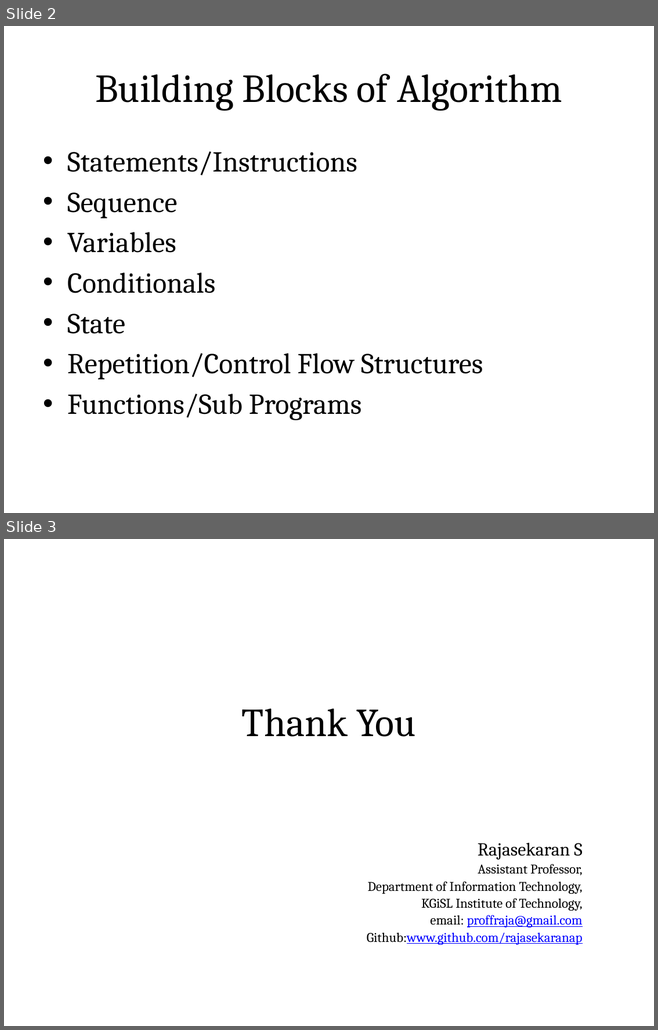
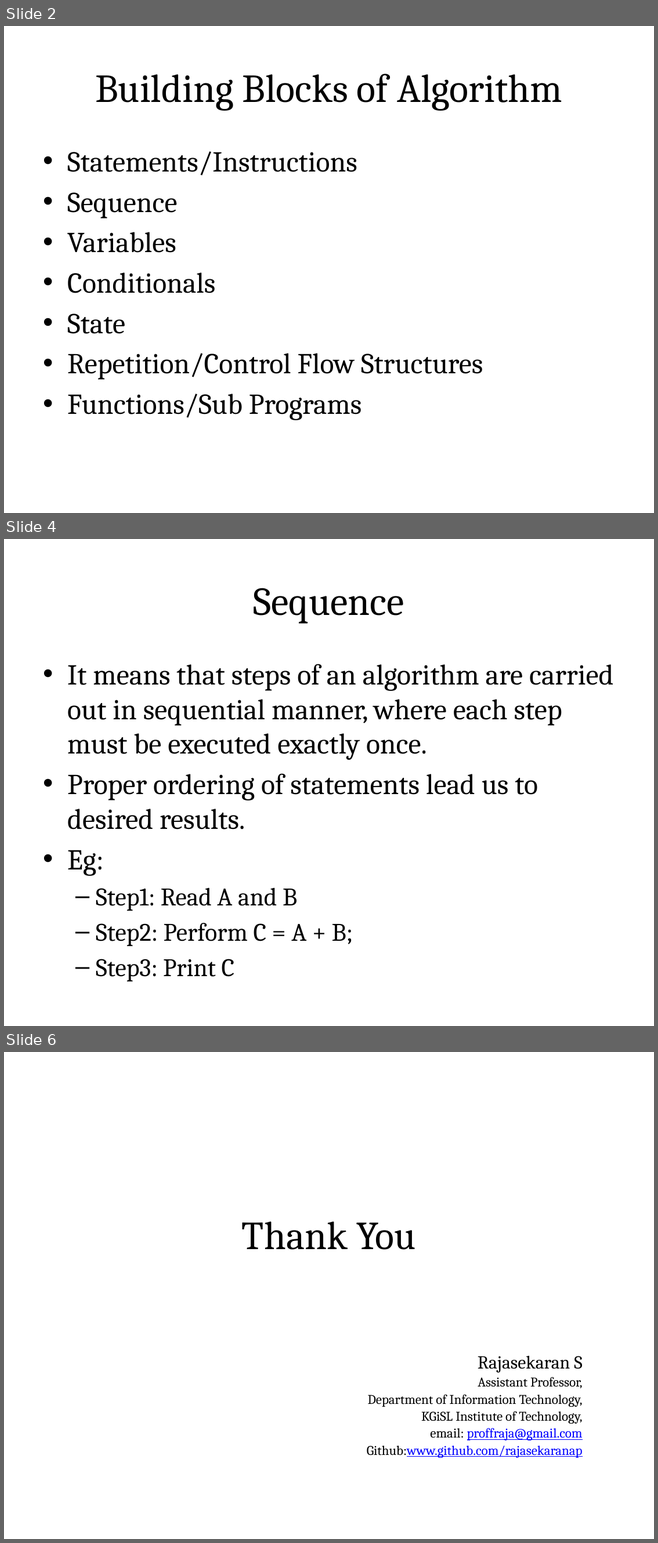
Before and after one commit to rajasekaran36/GE8151-Problem-Solving-and-Python-Programming, a slide deck: Slides/Unit 1/GE8151-U1-2-Building Blocks of Algorithms.pptx. Shown one above the other, each under a label of ours: slides 2 and 3 before the commit, slides 2, 4 and 6 after it; the slides between them are not shown. The pictures are 658x1030 and 658x1543 pixels, drawn with LibreOffice and Linux fonts; fonts in the diff are those of the drawing. Boxes give left, top, right and bottom in pixels: in the first picture for what was removed or moved away, otherwise in the second. Text is boxed around its words. In the diff, an @@ line names an element or a change of style, - is before the commit and + after.

```diff
--- a/Slides/Unit 1/GE8151-U1-2-Building Blocks of Algorithms.pptx
+++ b/Slides/Unit 1/GE8151-U1-2-Building Blocks of Algorithms.pptx
@@ slide 4 added at <box>4,539,654,1026</box>, background #FFFFFF @@
@@ title added at <box>36,559,621,640</box>, fill gradient #DAFDA7 to #E4FCC2 to #F5FFE7, outline #98B955 0.75 pt, 44 pt, text #000000 @@
+Sequence
@@ text added at <box>67,664,613,982</box>, 32 pt, text #000000 @@
+• It means that steps of an algorithm are carried out in sequential manner, where each step must be executed exactly once.
+• Proper ordering of statements lead us to desired results.
+• Eg:
+  – Step1: Read A and B
+  – Step2: Perform C = A + B;
+  – Step3: Print C
@@ what was slide 3 is now slide 6 @@
```
Also in this commit, not shown: 2 other slides added, 2 other files.
